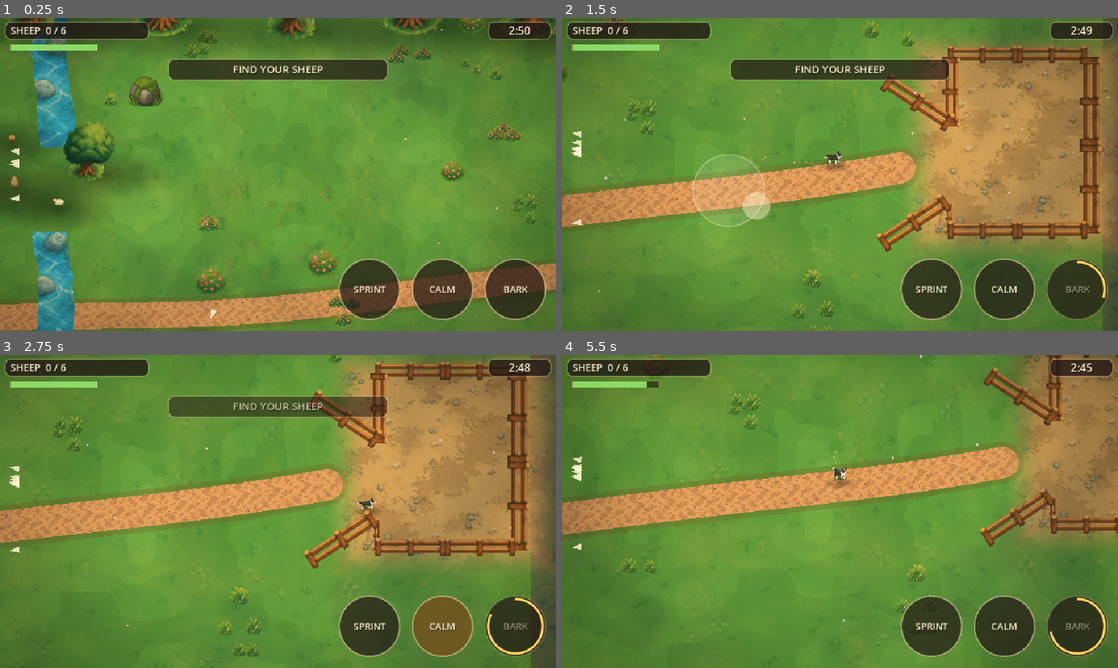
Above: before the commit, frames 1-4 (two rows, left to right).
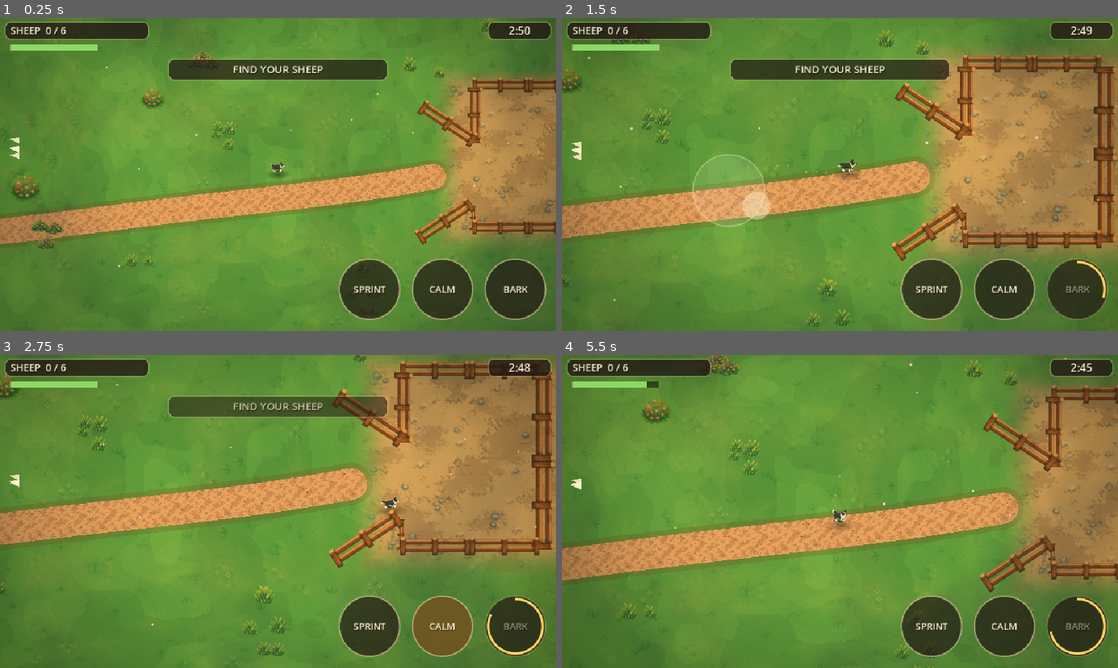
Above: after the commit, the same moments.

Repository: SavageLion/EigthArcanum
Game: Godot game, scene res://main.tscn
The game is run twice, just before and just after one commit, with the same random seed, the same clock (stepped at 60 frames per second) and the same inputs.
Inputs (mouse positions are in pixels of both pictures, inside the frame that each line leads up to):
- Up to frame 1 (0.25 s): no input
- Up to frame 2 (1.5 s): tap Enter at 0.5 s; move the mouse to (962, 158) at 0.52 s; hold D 0.53-1.25 s; tap F at 0.6 s; click (962, 158) at 0.67 s; tap Space at 0.77 s; drag from (728, 190) to (812, 237) at 1.27 s
- Up to frame 3 (2.75 s): move the mouse to (333, 442) at 2.02 s; hold D from 2.03 s (still down); hold C from 2.03 s (still down)
- Up to frame 4 (5.5 s): release D at 2.75 s; release C at 2.75 s; drag from (812, 574) to (673, 464) at 2.77 s; move the mouse to (1006, 558) at 3.52 s; hold A 3.53-4.25 s; hold Shift 3.53-4.25 s; tap Space at 3.77 s; drag from (673, 464) to (756, 433) at 4.27 s; move the mouse to (867, 511) at 5.02 s; hold S from 5.03 s (still down); tap F at 5.1 s; click (867, 511) at 5.17 s

The runs differ from the first frame. In frame 1, 44% of the frame differs, in the area x 0-100%, y 0-100%; in frame 2, 22%; in frame 3, 19%; in frame 4, 28%.

Commit message:
Sheepdog Godot: steady camera (physics interpolation, own smoothing)
Co-Authored-By: Claude Sonnet 5.5 <noreply@anthropic.com>

Diff:
--- a/prototypes/sheepdog-godot/main.gd
+++ b/prototypes/sheepdog-godot/main.gd
@@ -145,8 +145,6 @@
 
 func _setup_camera() -> void:
 	cam = Camera2D.new()
-	cam.position_smoothing_enabled = true
-	cam.position_smoothing_speed = 5.5
 	cam.limit_left = 0
 	cam.limit_top = 0
 	cam.limit_right = int(WX)
@@ -311,6 +309,7 @@
 
 # ---------------------------------------------------------------- the loop
 func _physics_process(delta: float) -> void:
+	update_camera(delta)
 	if state != "play":
 		return
 	var dt: float = minf(delta, 0.05)
@@ -335,6 +334,20 @@
 		t_left = 0.0
 		finish_day("time")
 
+var cam_pos: Vector2 = Vector2.ZERO
+var cam_look: Vector2 = Vector2.ZERO
+var cam_init: bool = false
+
+func update_camera(delta: float) -> void:
+	if not cam_init:
+		cam_pos = dog.position
+		cam_init = true
+	cam_look = cam_look.lerp(dog.vel * 0.16, 1.0 - exp(-2.5 * delta))
+	cam_pos = cam_pos.lerp(dog.position, 1.0 - exp(-5.0 * delta))
+	shake = maxf(0.0, shake - delta * 2.5)
+	var sh: Vector2 = Vector2(sin(clock * 63.0), cos(clock * 71.0)) * shake * shake * 3.0
+	cam.position = cam_pos + cam_look + sh
+
 func _process(delta: float) -> void:
 	dog.animate(delta)
 	for s in sheep:
@@ -342,9 +355,6 @@
 	for f in foxes:
 		(f as Fox).animate(delta)
 	# camera: look ahead, ease out when sprinting, tiny shake on a bark
-	shake = maxf(0.0, shake - delta * 3.0)
-	cam.offset = dog.vel * 0.28 + Vector2(randf_range(-1, 1), randf_range(-1, 1)) * shake * 4.0
-	cam.position = dog.position
 	var target_zoom: float = 1.6 * 0.94 if (sprint_held and not dog.winded and dog.vel.length() > 150.0) else 1.6
 	var z: float = lerpf(cam.zoom.x, target_zoom, minf(1.0, delta * 3.0))
 	cam.zoom = Vector2(z, z)
--- a/prototypes/sheepdog-godot/project.godot
+++ b/prototypes/sheepdog-godot/project.godot
@@ -23,6 +23,7 @@
 [physics]
 
 common/physics_ticks_per_second=60
+common/physics_interpolation=true
 2d/default_gravity=0.0
 
 [rendering]
